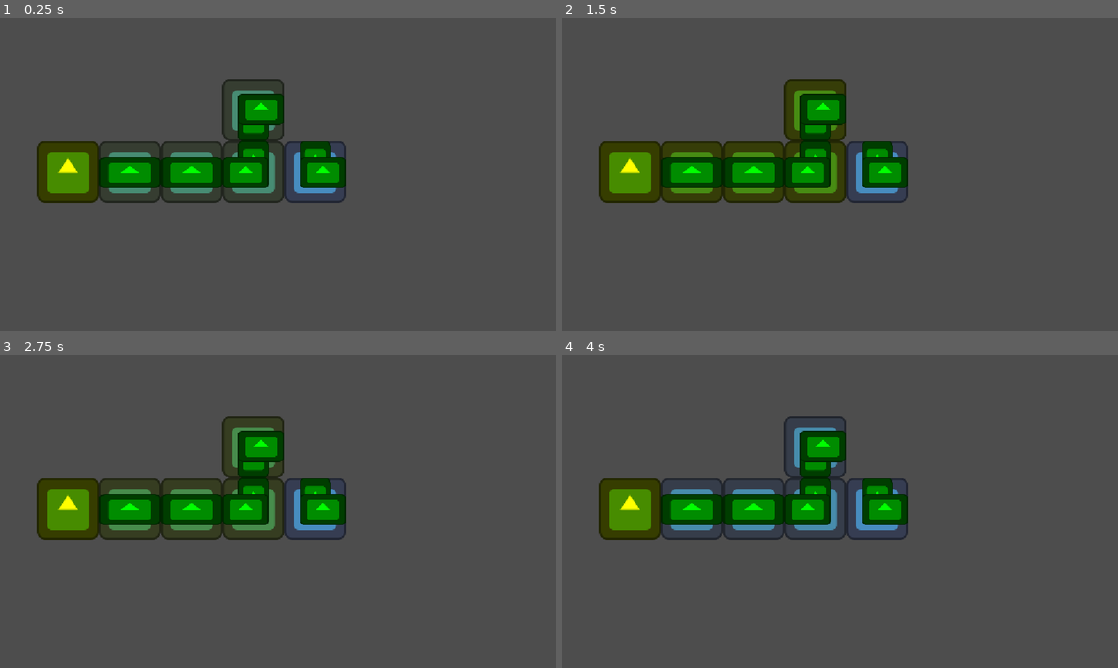
Above: before the commit, frames 1-4 (two rows, left to right).
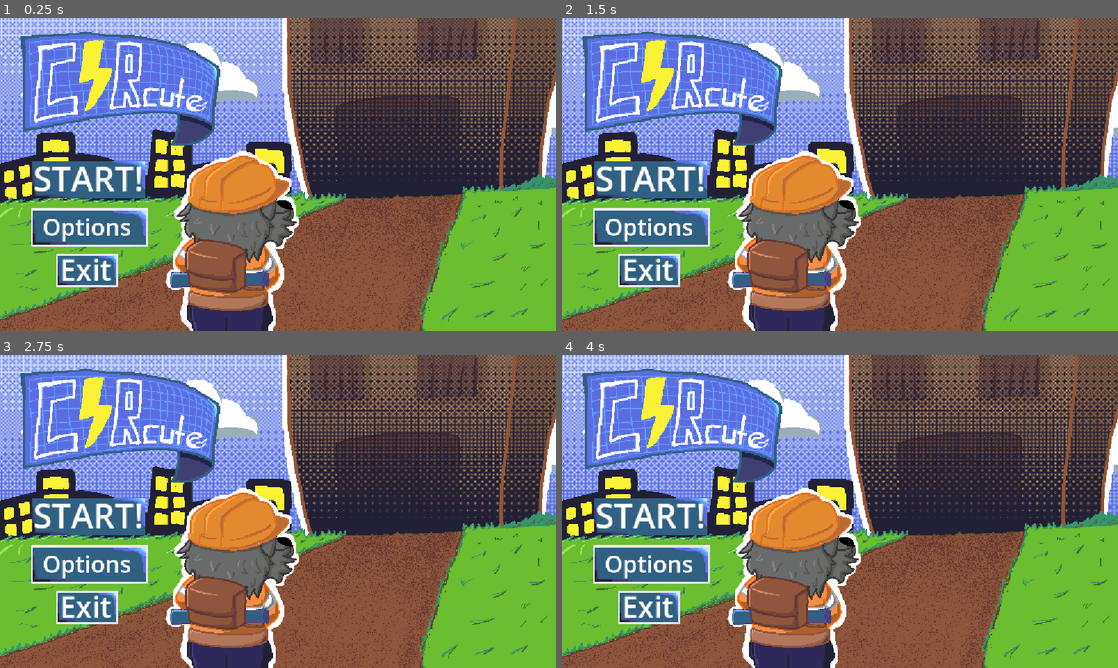
Above: after the commit, the same moments.

Repository: VK1ngg/circute-game-jam
Game: Godot game, scene res://scenes/utils/scenes manager/scences_manager.tscn
Two runs of this game, one before a commit and one after it. Both use one fixed random seed, a clock stepped at 60 frames per second and the inputs below. Before the commit the project starts from res://level_1.tscn. The engine's default icon, where the game draws it, is replaced by a stand-in: a white triangle on a blue panel in a dark square.
Inputs (mouse positions are in pixels of both pictures, inside the frame that each line leads up to):
- Up to frame 1 (0.25 s): no input
- Up to frame 2 (1.5 s): move the mouse to (962, 158) at 0.52 s; move the mouse to (728, 190) at 1.27 s
- Up to frame 3 (2.75 s): move the mouse to (333, 442) at 2.02 s
- Up to frame 4 (4 s): move the mouse to (812, 574) at 2.77 s; move the mouse to (1006, 558) at 3.52 s

The runs differ from the first frame. In frame 1, 94% of the frame differs, in the area x 0-100%, y 0-100%; in frame 2, 94%; in frame 3, 94%; in frame 4, 94%.

Commit message:
feat: Initial Scenes Manager added

Diff:
--- a/project.godot
+++ b/project.godot
@@ -11,7 +11,7 @@
 [application]
 
 config/name="Circute Game Jam"
-run/main_scene="uid://b7h7t5t5bvpyw"
+run/main_scene="uid://c0vfxqh5hyjdi"
 config/features=PackedStringArray("4.7", "GL Compatibility")
 config/icon="res://icon.svg"
 
--- a/scenes/utils/scenes manager/scences_manager.tscn
+++ b/scenes/utils/scenes manager/scences_manager.tscn
@@ -1,6 +1,11 @@
 [gd_scene format=3 uid="uid://c0vfxqh5hyjdi"]
 
+[ext_resource type="Script" uid="uid://bhyj6aan4afi1" path="res://scripts/utils/scenes manager/scenes_manager.gd" id="1_6dk84"]
+[ext_resource type="PackedScene" uid="uid://demqcytm636wn" path="res://scenes/Main Menu.tscn" id="2_6dk84"]
+
 [node name="ScencesManager" type="Node" unique_id=1383247078]
+script = ExtResource("1_6dk84")
+packed_control = ExtResource("2_6dk84")
 
 [node name="Scene2D" type="Node2D" parent="." unique_id=1246008248]
 
--- a/scripts/utils/scenes manager/scenes_manager.gd
+++ b/scripts/utils/scenes manager/scenes_manager.gd
@@ -5,7 +5,7 @@
 @export var packed_control: PackedScene
 
 @onready var scene_2d_node: Node2D = get_node("Scene2D")
-@onready var scene_control_node: Control = get_node("SceneControl")
+@onready var scene_control_node: Control = get_node("ScenceControl")
 
 var current_2d_scene: Node2D
 var current_control_scene: Control
@@ -17,12 +17,14 @@
 
 	if not packed_control == null:
 		current_control_scene = packed_control.instantiate()
+		print(scene_control_node.name)
 		scene_control_node.add_child(current_control_scene)
 
 func remove_scene(node: Node):
 	node.set_process(false)
 	node.set_physics_process(false)
 	node.set_process_input(false)
+	node.visible = false
 
 func change_2d_scene(new_scene: String, mode: String = "delete"):
 	match mode:
Not shown, removed: assets/desk.png.import
